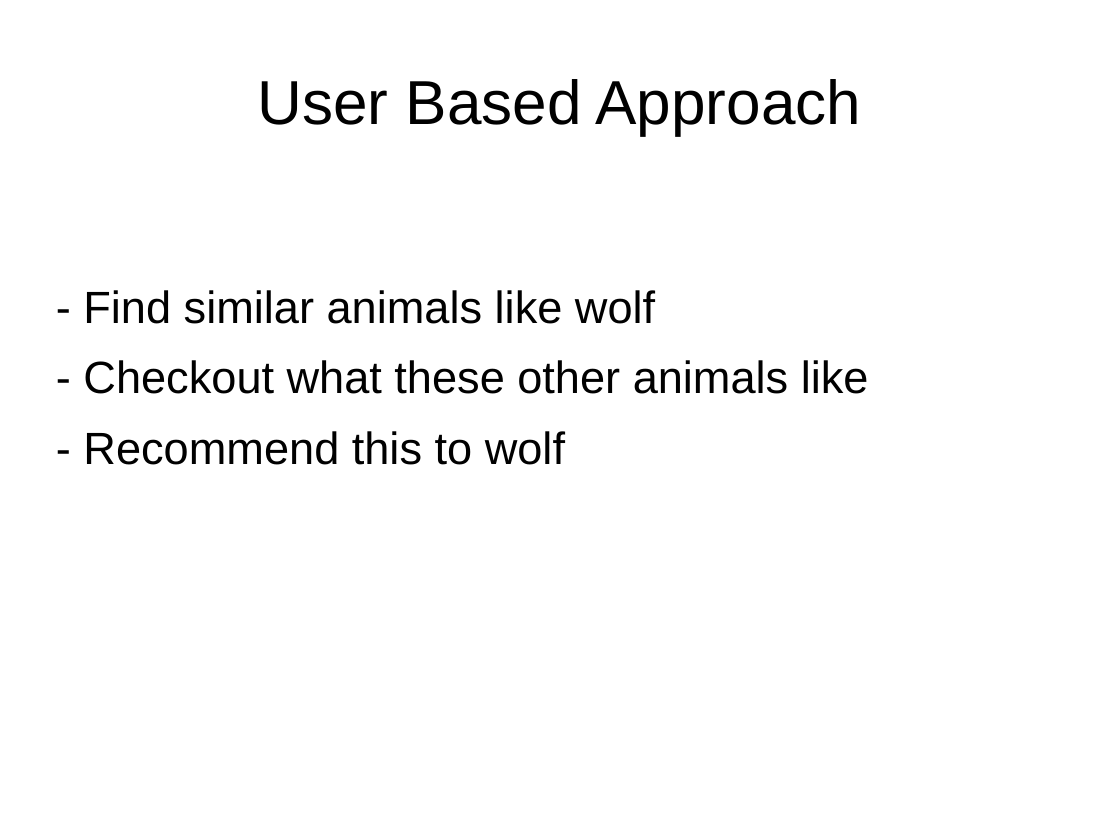
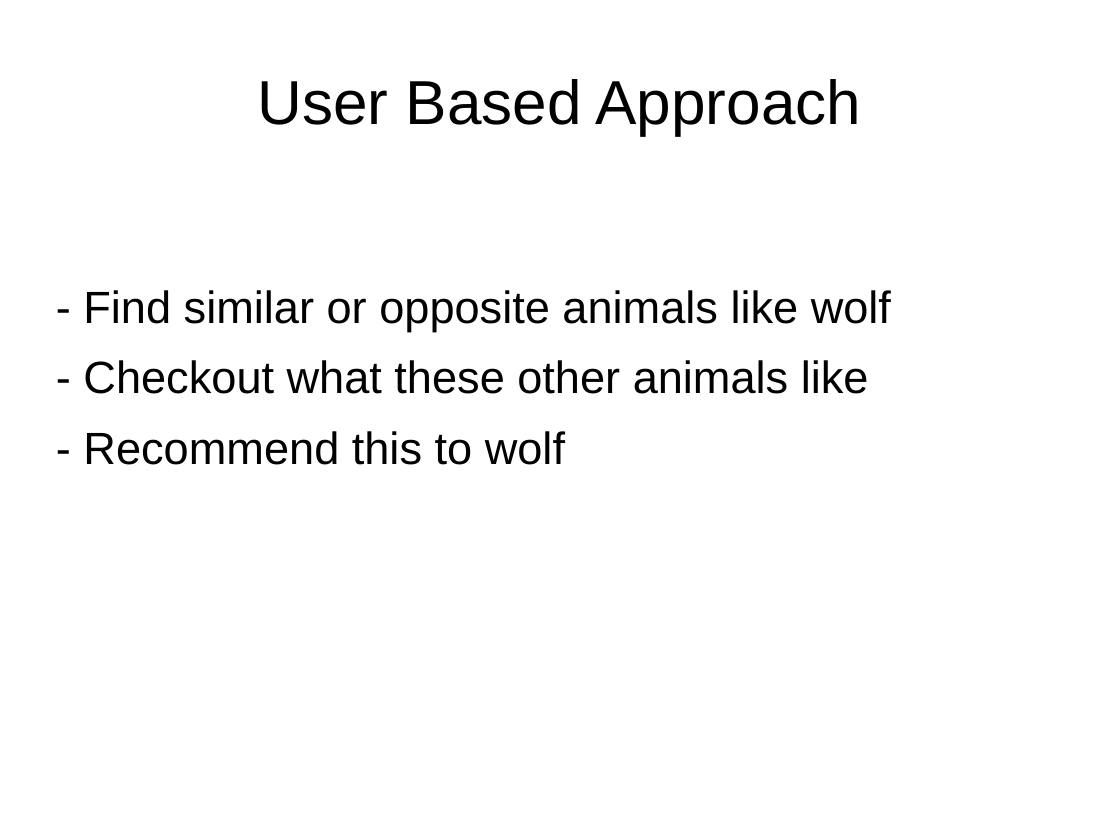
Before and after one commit to dynamicguy/facebook-recommender-demo, a slide deck: slide 23 of docs/Talk-BedCon-Berlin-2012.odp (slide 20 before the commit). Drawn at 1120x840 pixels with LibreOffice and Linux fonts; fonts in the diff are those of the drawing; background and template pictures are left out. Boxes give left, top, right and bottom in pixels: in the first picture for what was removed or moved away, otherwise in the second. Text is boxed around its words. In the diff, an @@ line names an element or a change of style, - is before the commit and + after.

```diff
--- a/docs/Talk-BedCon-Berlin-2012.odp
+++ b/docs/Talk-BedCon-Berlin-2012.odp
@@ text at [83,290,891,332]: text changed @@
-- Find similar animals like wolf
+- Find similar or opposite animals like wolf
```
Also in this commit, not shown: 8 other slides changed, 11 slides added, 2 slides removed, 7 other files.
